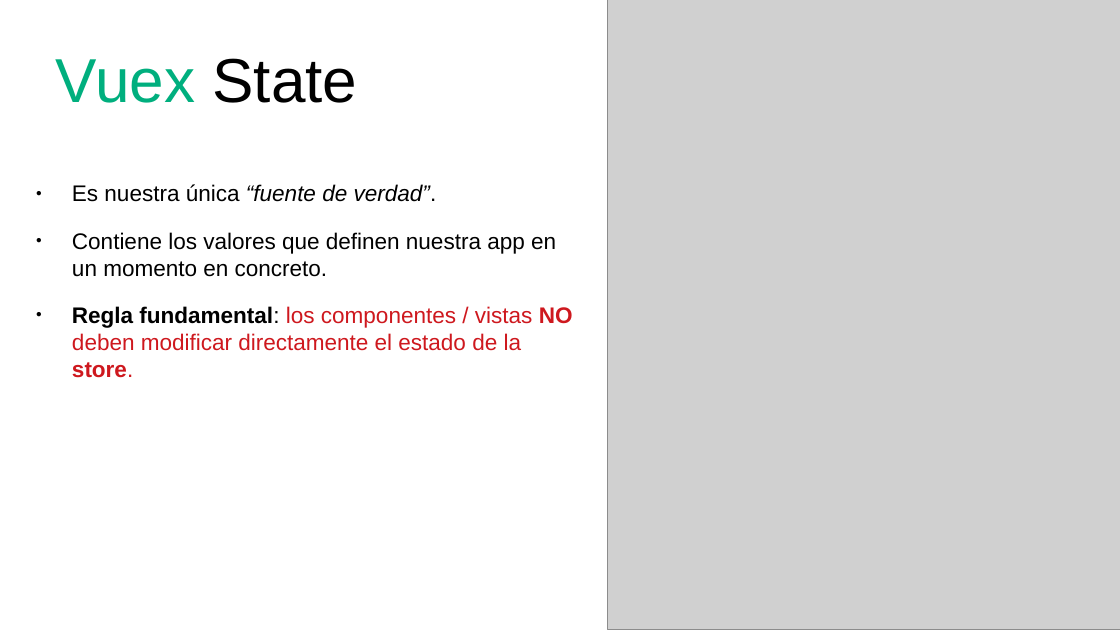
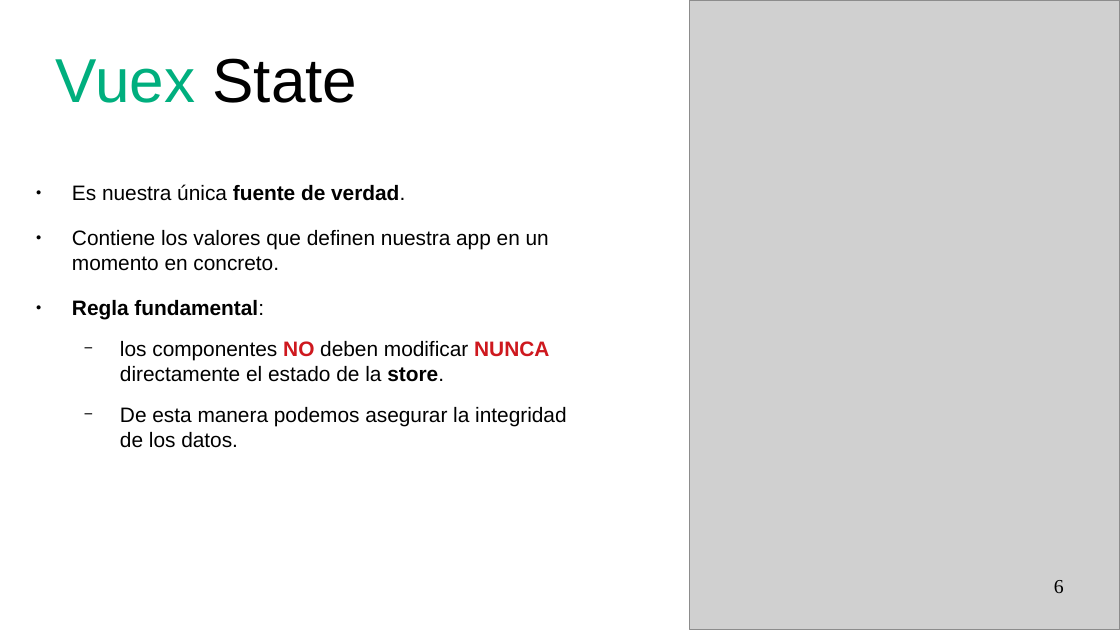
Before and after one commit to xino1010/vue-nest-arduino, a slide deck: slide 6 of presentacion/presentacion.odp. Drawn at 1120x630 pixels with LibreOffice and Linux fonts; fonts in the diff are those of the drawing; grey boxes stand for pictures. Boxes give left, top, right and bottom in pixels: in the first picture for what was removed or moved away, otherwise in the second. Text is boxed around its words. In the diff, an @@ line names an element or a change of style, - is before the commit and + after.

Commit message:
feat: sensor humedad tierra, modificar transparencias

```diff
--- a/presentacion/presentacion.odp
+++ b/presentacion/presentacion.odp
@@ picture: place and size @@
-picture at box(608, 0, 1120, 630)
+picture at box(690, 0, 1120, 630)
@@ text at box(72, 184, 405, 201): text changed; size 16 to 14.8 pt; italic off @@
-● Es nuestra única “fuente de verdad”.
+● Es nuestra única fuente de verdad.
@@ text at box(72, 230, 549, 271): size 16 to 14.8 pt in "Contiene los valores que definen nuestra app ..." @@
@@ text at box(72, 300, 566, 448): text changed; size 16 to 14.8 pt; text colour #CE181E to #000000 @@
-● Regla fundamental: los componentes / vistas NO deben modificar directamente el estado de la store.
+● Regla fundamental:
+  − los componentes NO deben modificar NUNCA directamente el estado de la store.
+  − De esta manera podemos asegurar la integridad de los datos.
@@ page number added at box(1054, 580, 1064, 593), 14 pt, text #000000 @@
+6
```
Also in this commit, not shown: 13 other slides changed, 2 slides added, 1 slide removed, 9 other files.
